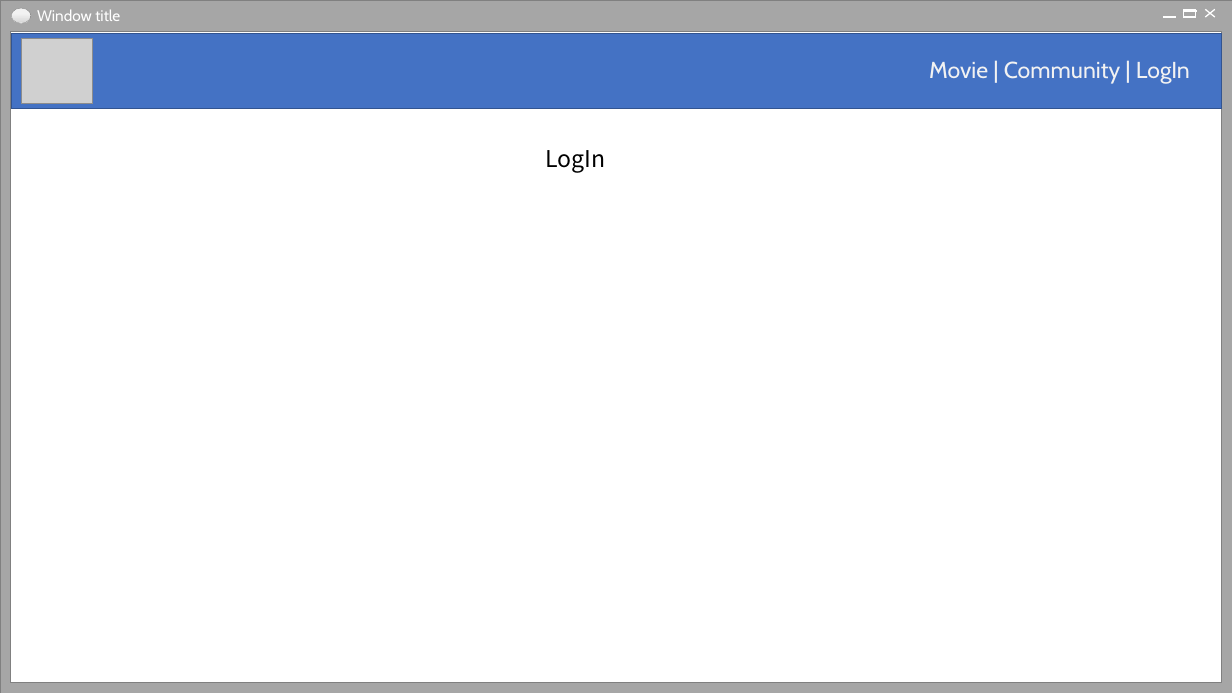
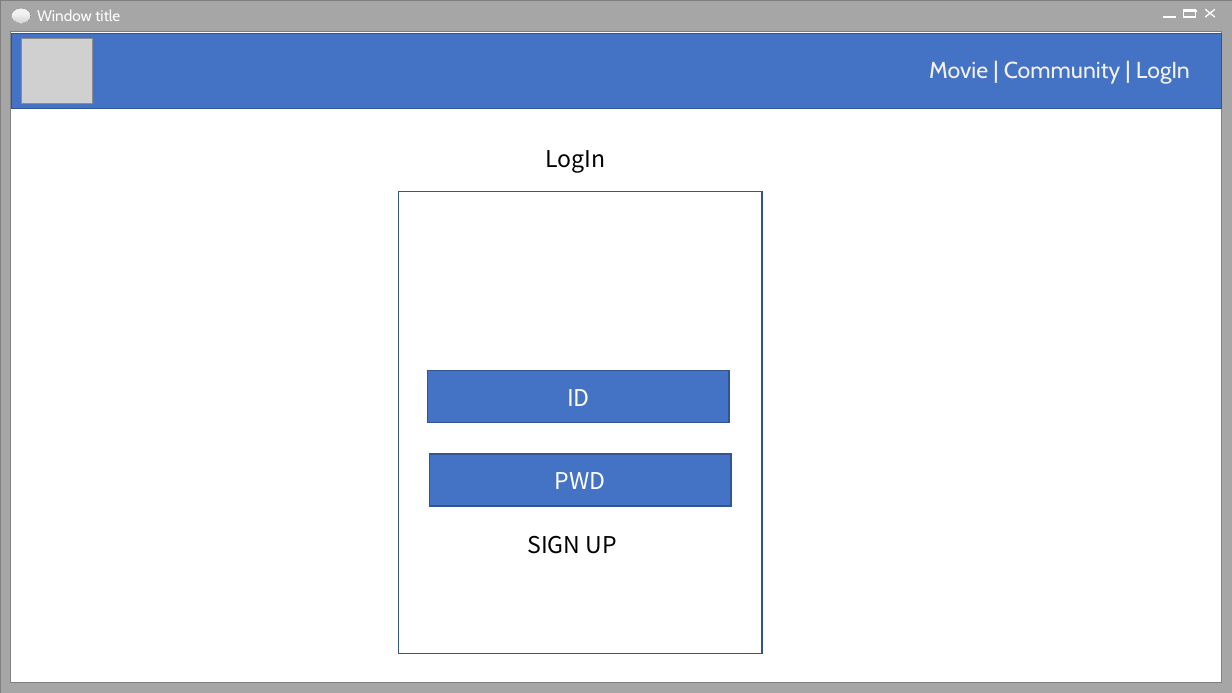
Before and after one commit to Whitepaperone/MovieConstellation, a slide deck: slide 7 of readme.pptx (slide 6 before the commit). Drawn at 1232x693 pixels with LibreOffice and Linux fonts; fonts in the diff are those of the drawing; grey boxes stand for pictures. Boxes give left, top, right and bottom in pixels: in the first picture for what was removed or moved away, otherwise in the second. Text is boxed around its words. In the diff, an @@ line names an element or a change of style, - is before the commit and + after.

```diff
--- a/readme.pptx
+++ b/readme.pptx
@@ rectangle added at (399,192,762,654), outline #325491 1 pt @@
@@ rectangle added at (428,371,729,422), fill #4472C4, outline #325491 1 pt, 18 pt, text #FFFFFF @@
+ID
@@ rectangle added at (430,455,731,506), fill #4472C4, outline #325491 1 pt, 18 pt, text #FFFFFF @@
+PWD
@@ text added at (527,535,617,554), 18 pt, text #000000 @@
+SIGN UP
```
Also in this commit, not shown: 3 other slides changed, 4 slides added, 4 other files.
